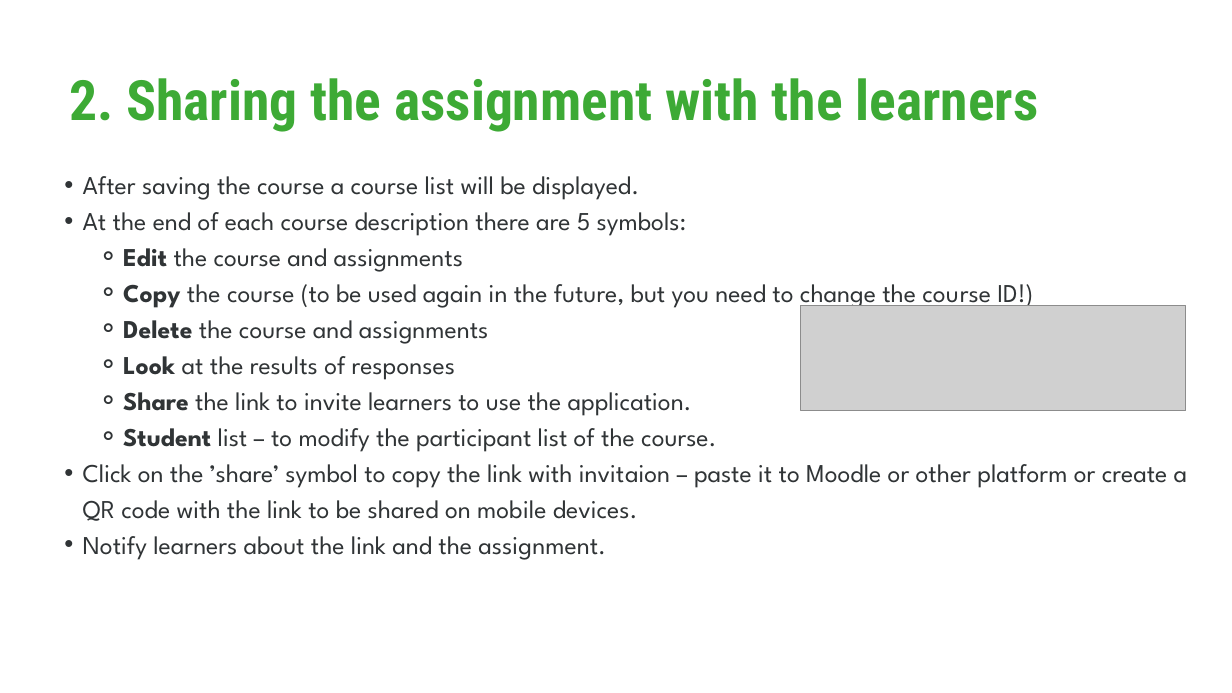
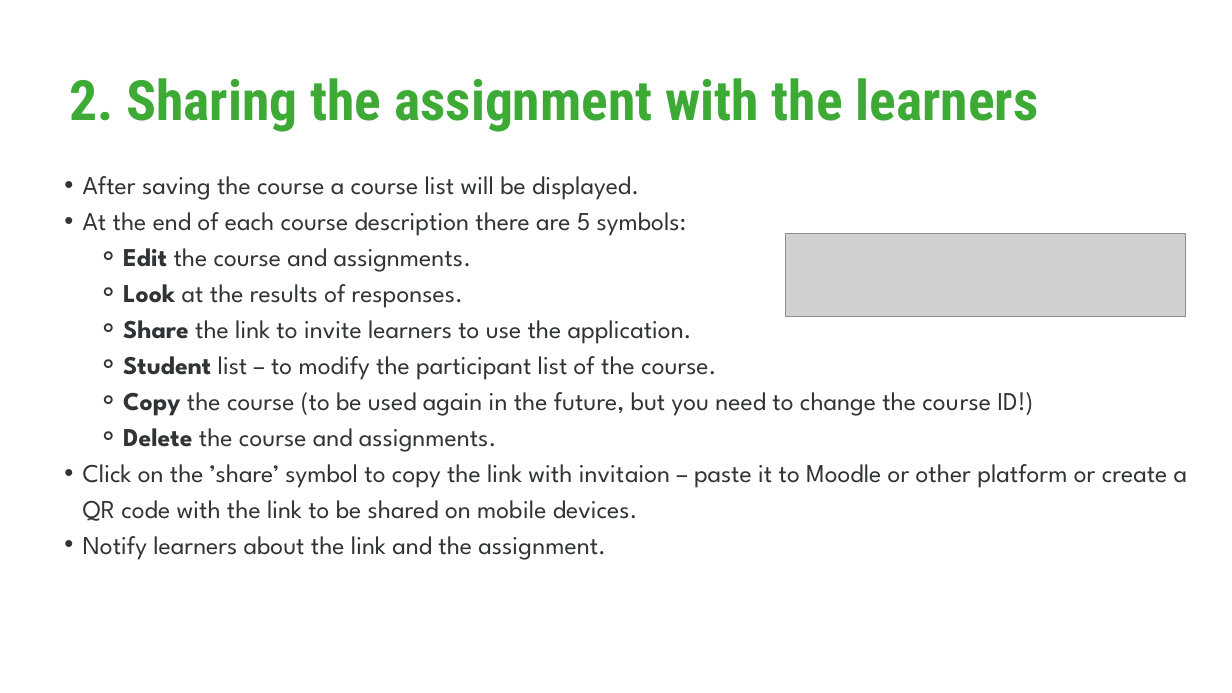
Before and after one commit to UniversityofHelsinki/compass-frontend, a slide deck: slide 4 of public/slides_en.pptx. Drawn at 1232x693 pixels with LibreOffice and Linux fonts; fonts in the diff are those of the drawing; grey boxes stand for pictures. Boxes give left, top, right and bottom in pixels: in the first picture for what was removed or moved away, otherwise in the second. Text is boxed around its words. In the diff, an @@ line names an element or a change of style, - is before the commit and + after.

Commit message:
Powerpoint ohjeet.

```diff
--- a/public/slides_en.pptx
+++ b/public/slides_en.pptx
@@ picture added at (785,233,1186,316) @@
@@ text at (123,248,472,308): text changed @@
-    ⚬ Edit the course and assignments
-    ⚬ Copy the course (to be used again in the future, but you need to change the course ID!)
-    ⚬ Delete the course and assignments
-    ⚬ Look at the results of responses
+    ⚬ Edit the course and assignments.
+    ⚬ Look at the results of responses.
@@ picture removed at (801,306,1186,411) @@
@@ text at (123,392,1033,452): paragraphs added @@
+    ⚬ Copy the course (to be used again in the future, but you need to change the course ID!)
+    ⚬ Delete the course and assignments.
```
Also in this commit, not shown: 3 other files.
